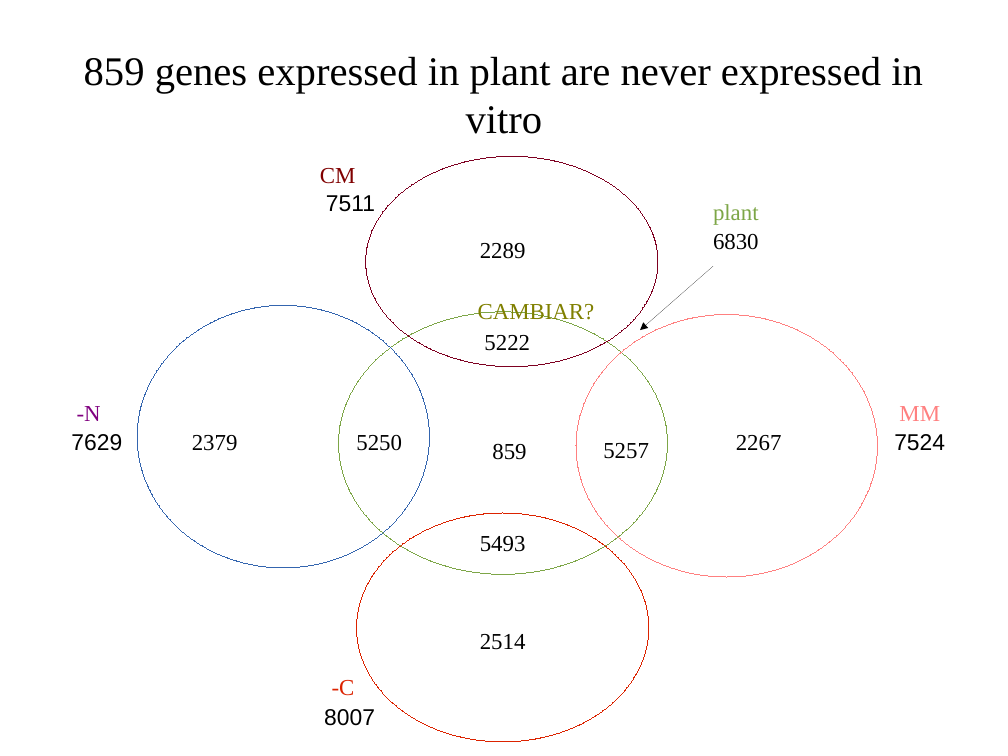
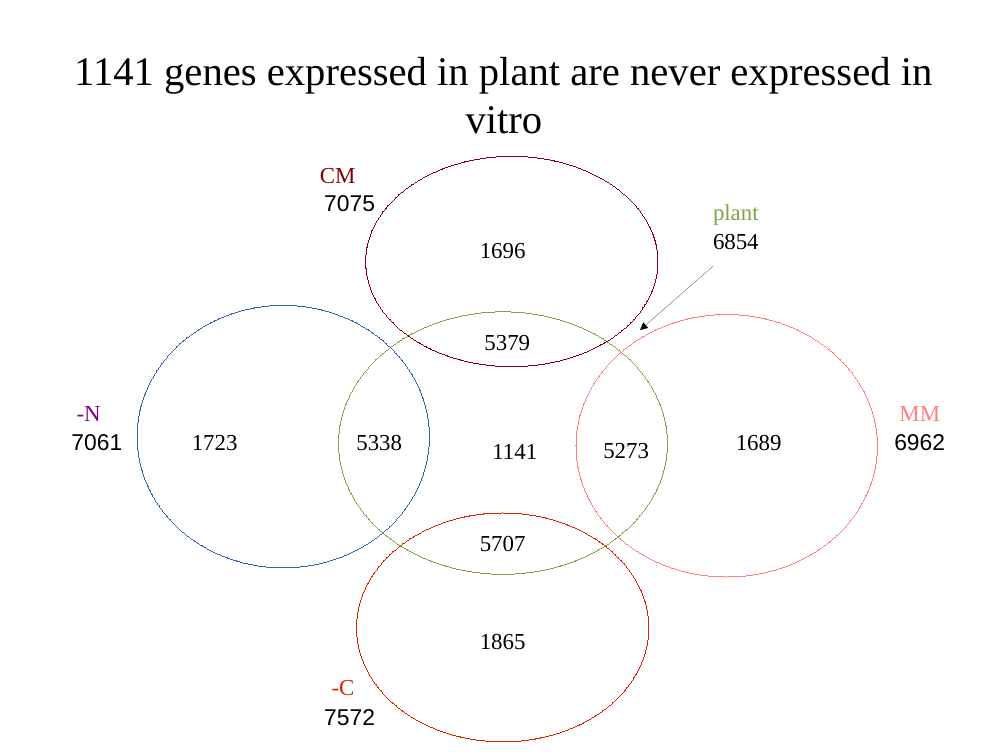
Before and after one commit to wilkinsonlab/m-oryzae-polya, a slide deck: slide 20 of doc/version_21/oryzae_presentation.odp (slide 21 before the commit). Drawn at 1008x756 pixels with LibreOffice and Linux fonts; fonts in the diff are those of the drawing. Boxes give left, top, right and bottom in pixels: in the first picture for what was removed or moved away, otherwise in the second. Text is boxed around its words. In the diff, an @@ line names an element or a change of style, - is before the commit and + after.

```diff
--- a/doc/version_21/oryzae_presentation.odp
+++ b/doc/version_21/oryzae_presentation.odp
@@ title at [74,56,933,134]: text changed @@
-859 genes expressed in plant are never expressed in vitro
+1141 genes expressed in plant are never expressed in vitro
@@ text at [324,195,375,212]: text changed @@
-7511
+7075
@@ text at [713,233,759,250]: text changed @@
-6830
+6854
@@ text at [480,243,526,259]: text changed @@
-2289
+1696
@@ text removed at [478,304,595,325] @@
-CAMBIAR?
@@ text at [484,335,530,351]: text changed @@
-5222
+5379
@@ text at [71,434,122,451]: text changed @@
-7629
+7061
@@ text at [192,435,238,451]: text changed @@
-2379
+1723
@@ text at [356,434,402,451]: text changed @@
-5250
+5338
@@ text at [492,444,537,459]: text changed @@
-859
+1141
@@ text at [603,443,649,459]: text changed @@
-5257
+5273
@@ text at [736,434,782,451]: text changed @@
-2267
+1689
@@ text at [894,434,945,451]: text changed @@
-7524
+6962
@@ text at [480,535,526,552]: text changed @@
-5493
+5707
@@ text at [480,633,526,650]: text changed @@
-2514
+1865
@@ text at [324,709,375,726]: text changed @@
-8007
+7572
```
Also in this commit, not shown: 22 other slides changed, 4 slides added, 9 slides removed, 4 other files.
